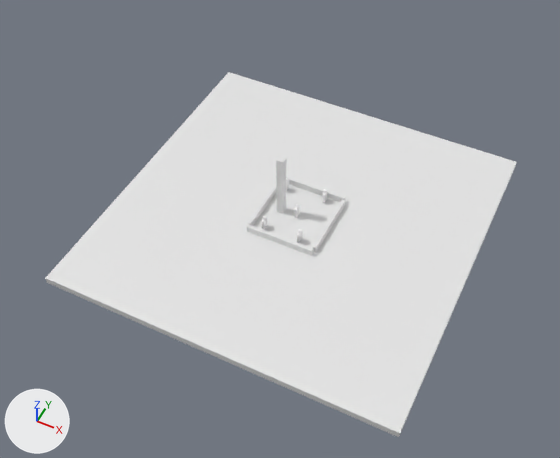
An edit to the Blender file Resources/level/level.blend, drawn before and after from the same camera.
Both versions are drawn from a 50 mm lens placed at (62.8, -136.5, 162.4), pointed at (-1.1, -8.6, 2.6). The lights are fixed; the arrows at lower left show +X, +Y and +Z.
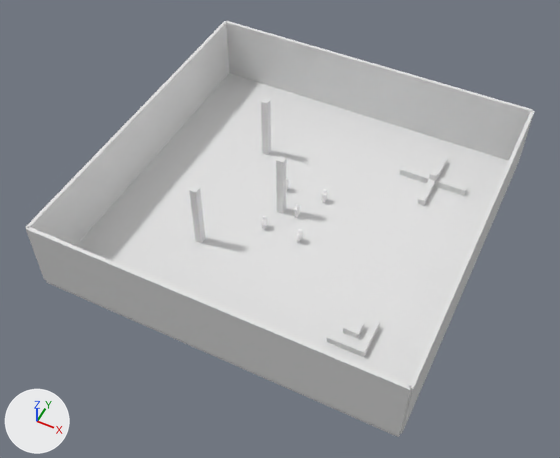
Where the change shows, as pixel boxes [x1, y1, x2, y2] in the pictures (560 x 458 px):
'Cube', moved, rescaled (469% wider, 536% taller): before [247, 224, 314, 256]; after [26, 226, 412, 435]
'Cube.002', moved, rescaled (405% wider, 422% taller): before [286, 176, 346, 202]; after [226, 21, 533, 161]
'Cube.015', moved, rescaled: before [248, 183, 276, 226]; after [26, 21, 229, 246]
'Cube.014', moved, rescaled (312% wider, 489% taller): before [313, 199, 345, 253]; after [400, 111, 535, 434]
'Cube.009', shown: after [327, 308, 380, 357]
'Cube.022', added: after [400, 165, 467, 196]
'Cube.012', shown: after [189, 185, 205, 243]
'Cube.010', shown: after [261, 98, 271, 155]
'Cube.011', shown: after [418, 156, 447, 206]
'Cube.020', added: after [343, 317, 365, 339]
'Cube.021', added: after [429, 170, 439, 181]

What the commit changed:
Material 'Material.022' (mat_material_022) is new.
Its base color is (0.8, 0.8, 0.8) (white #e7e7e7).
Its roughness is 0.4.
Material 'Material.021' (mat_material_021) is new.
Its base color is (0.8, 0.8, 0.8) (white #e7e7e7).
Its roughness is 0.4.
Material 'Material.020' (mat_material_020) is new.
Its base color is (0.8, 0.8, 0.8) (white #e7e7e7).
Its roughness is 0.4.
Mesh me_cube_022 is new.
It is a box spanning x -1.0..1.0, y -1.0..1.0, z -1.0..1.0.
It uses material mat_material_022 (white #e7e7e7).
Mesh me_cube_021 is new.
It is a box spanning x -1.0..1.0, y -1.0..1.0, z -1.0..1.0.
It uses material mat_material_021 (white #e7e7e7).
Mesh me_cube_020 is new.
It is a box spanning x -1.0..1.0, y -1.0..1.0, z -1.0..1.0.
It uses material mat_material_020 (white #e7e7e7).
Object 'Cube' (ob_cube) moves from (0.0, -11.0, 1.0) to (0.0, -50.0, 10.0).
Object 'Cube' (ob_cube) is rescaled from (10.0, 0.5, 1.0) to (50.0, 0.5, 10.0).
Object 'Cube.002' (ob_cube_002) moves from (0.0, 11.0, 1.0) to (0.0, 50.0, 10.0).
Object 'Cube.002' (ob_cube_002) is rescaled from (10.0, 0.5, 1.0) to (50.0, 0.5, 10.0).
Object 'Cube.009' (ob_cube_009) is now shown.
Object 'Cube.009' (ob_cube_009) moves from (50.0, 0.0, 10.0) to (30.0, -30.0, 1.0).
Object 'Cube.009' (ob_cube_009) is rescaled from (0.5, 30.0, 10.0) to (5.0, 5.0, 1.0).
Object 'Cube.010' (ob_cube_010) is now shown.
Object 'Cube.010' (ob_cube_010) moves from (-20.0, 0.0, 10.0) to (-20.0, 20.0, 10.0).
Object 'Cube.010' (ob_cube_010) is rescaled from (0.5, 30.0, 10.0) to (1.0, 1.0, 10.0).
Object 'Cube.011' (ob_cube_011) is now shown.
Object 'Cube.011' (ob_cube_011) moves from (15.0, 30.0, 10.0) to (30.0, 30.0, 1.0).
Object 'Cube.011' (ob_cube_011) is rescaled from (35.0, 0.5, 10.0) to (1.0, 10.0, 1.0).
Object 'Cube.012' (ob_cube_012) is now shown.
Object 'Cube.012' (ob_cube_012) moves from (15.0, -30.0, 10.0) to (-20.0, -20.0, 10.0).
Object 'Cube.012' (ob_cube_012) is rescaled from (35.0, 0.5, 10.0) to (1.0, 1.0, 10.0).
Object 'Cube.014' (ob_cube_014) moves from (10.0, 0.0, 1.0) to (50.0, 0.0, 10.0).
Object 'Cube.014' (ob_cube_014) is rescaled from (0.5, 10.0, 1.0) to (0.5, 50.0, 10.0).
Object 'Cube.015' (ob_cube_015) moves from (-10.0, 0.0, 1.0) to (-50.0, 0.0, 10.0).
Object 'Cube.015' (ob_cube_015) is rescaled from (0.5, 10.0, 1.0) to (0.5, 50.0, 10.0).
Object 'Cube.022' (ob_cube_022) is new; it shows me_cube_022.
Its location is (30.0, 30.0, 1.0).
Its scale is (10.0, 1.0, 1.0).
Object 'Cube.021' (ob_cube_021) is new; it shows me_cube_021.
Its location is (30.0, 30.0, 3.0).
Object 'Cube.020' (ob_cube_020) is new; it shows me_cube_020.
Its location is (30.0, -30.0, 3.0).
Its scale is (2.0, 2.0, 1.0).
